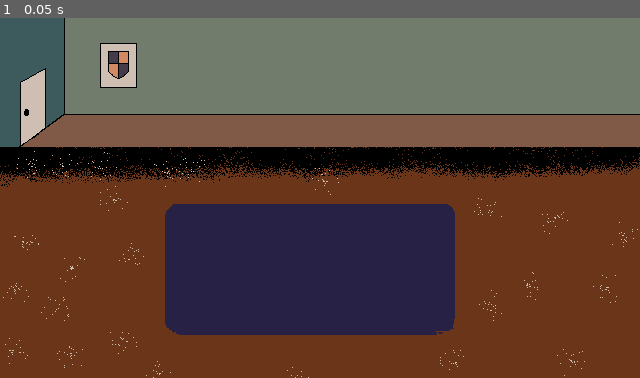
Above: before the commit, frame 1.
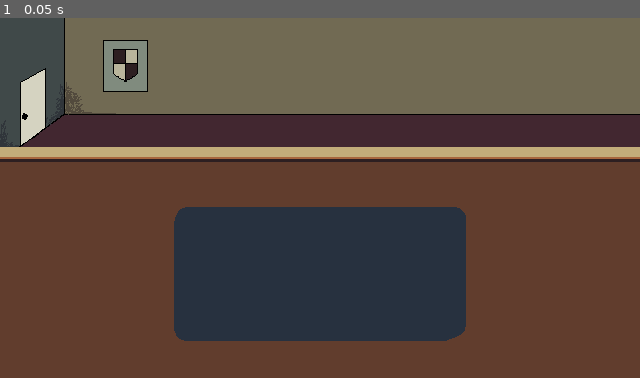
Above: after the commit, the same moment.

Repository: nanda-gopal-sb/sentenced
Game: Godot game, scene res://scenes/ChamberScene.tscn
The game is run twice, just before and just after one commit, with the same random seed, the same clock (stepped at 60 frames per second) and the same inputs. This scene is started directly instead of the project's main scene.
Inputs:
- Up to frame 1 (0.05 s): no input

The runs differ from the first frame. In frame 1, 41% of the frame differs, in the area x 0-100%, y 0-100%.

Commit message:
feat: started art work, and finished restrcuture of the UI

Diff:
--- a/project.godot
+++ b/project.godot
@@ -28,5 +28,6 @@
 
 [rendering]
 
+textures/canvas_textures/default_texture_filter=0
 rendering_device/driver.windows="d3d12"
 renderer/rendering_method="mobile"
--- a/scenes/ChamberScene.tscn
+++ b/scenes/ChamberScene.tscn
@@ -20,8 +20,6 @@
 offset_bottom = 144.0
 grow_horizontal = 2
 texture = ExtResource("2_556kj")
-expand_mode = 1
-stretch_mode = 1
 
 [node name="DeskSurface" type="Control" parent="." unique_id=959685859]
 anchors_preset = 0
@@ -49,19 +47,19 @@
 [node name="LeftZone" type="ReferenceRect" parent="DeskSurface/LayoutGuild" unique_id=1108440289]
 layout_mode = 0
 offset_right = 160.0
-offset_bottom = 216.0
+offset_bottom = 227.0
 border_color = Color(0.61796683, 0.52396303, 0.29806545, 1)
 
 [node name="MiddleZone" type="ReferenceRect" parent="DeskSurface/LayoutGuild" unique_id=472956945]
 layout_mode = 0
 offset_left = 160.0
 offset_right = 480.0
-offset_bottom = 216.0
+offset_bottom = 228.0
 border_color = Color(0.25957474, 0.55736077, 0.80812305, 1)
 
 [node name="RightZone" type="ReferenceRect" parent="DeskSurface/LayoutGuild" unique_id=1262428556]
 layout_mode = 0
 offset_left = 480.0
 offset_right = 640.0
-offset_bottom = 216.0
+offset_bottom = 228.0
 border_color = Color(0.4256837, 0.60103345, 0.060684457, 1)
Binary file changed: assets/sprites/chamber_scene.ase
Binary file changed: assets/sprites/chamber_scene.png
Binary file changed: assets/sprites/desk.ase
Binary file changed: assets/sprites/desk.png
